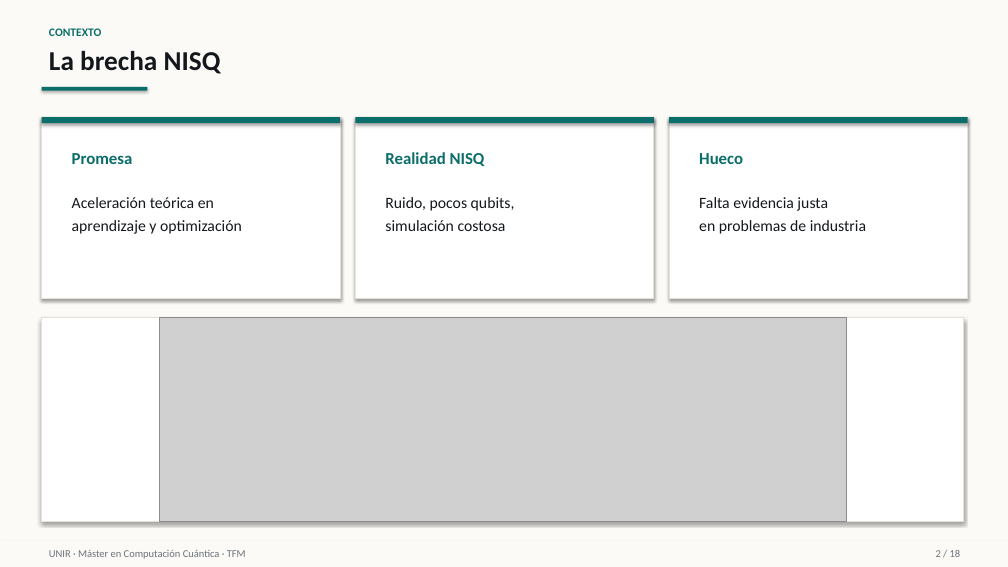
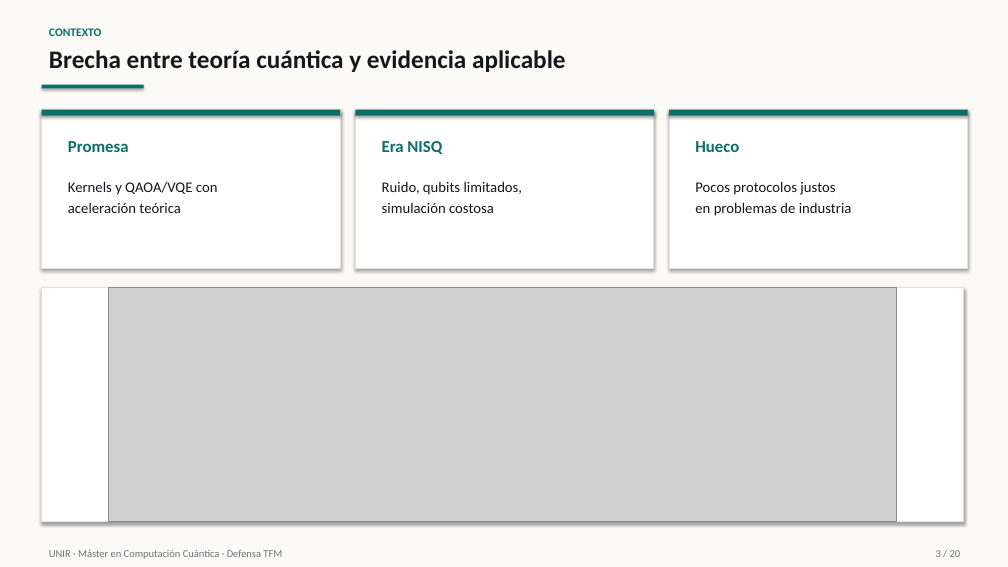
Before and after one commit to juandapradam12/OldUNIR-MasterQC-QuantumAdvantageInDataScienceOld, a slide deck: slide 3 of Entregas/Defensa/Defensa_TFM_QuantumAdvantage.pptx (slide 2 before the commit). Drawn at 1008x567 pixels with LibreOffice and Linux fonts; fonts in the diff are those of the drawing; grey boxes stand for pictures. Boxes give left, top, right and bottom in pixels: in the first picture for what was removed or moved away, otherwise in the second. Text is boxed around its words. In the diff, an @@ line names an element or a change of style, - is before the commit and + after.

```diff
--- a/Entregas/Defensa/Defensa_TFM_QuantumAdvantage.pptx
+++ b/Entregas/Defensa/Defensa_TFM_QuantumAdvantage.pptx
@@ text at bbox=[49, 50, 566, 72]: text changed; size 26 to 24 pt @@
-La brecha NISQ
+Brecha entre teoría cuántica y evidencia aplicable
@@ rectangle: place and size @@
-rectangle at bbox=[42, 117, 340, 299]
+rectangle at bbox=[42, 110, 340, 268]
@@ rectangle: place and size @@
-rectangle at bbox=[355, 117, 654, 299]
+rectangle at bbox=[355, 110, 654, 268]
@@ 3 rectangles: place and size @@
-3 rectangles at bbox=[42, 117, 968, 123]
+3 rectangles at bbox=[42, 110, 968, 116]
@@ rectangle: place and size @@
-rectangle at bbox=[669, 117, 968, 299]
+rectangle at bbox=[669, 110, 968, 268]
@@ text "Promesa": place and size @@
-text "Promesa" at bbox=[72, 153, 133, 164]
+text "Promesa" at bbox=[68, 141, 129, 152]
@@ text "Promesa" at bbox=[68, 141, 129, 152]: less space between paragraphs @@
@@ text at bbox=[382, 141, 442, 154]: text changed @@
-Realidad NISQ
+Era NISQ
@@ text "Hueco" at bbox=[695, 141, 739, 152]: less space between paragraphs @@
@@ text "Hueco": place and size @@
-text "Hueco" at bbox=[699, 153, 743, 164]
+text "Hueco" at bbox=[695, 141, 739, 152]
@@ text "Ruido, qubits limitados,": place and size @@
-text "Ruido, qubits limitados," at bbox=[385, 197, 515, 231]
+text "Ruido, qubits limitados," at bbox=[382, 181, 523, 213]
@@ text "Pocos protocolos justos": place and size @@
-text "Pocos protocolos justos" at bbox=[699, 197, 866, 234]
+text "Pocos protocolos justos" at bbox=[695, 181, 852, 216]
@@ text at bbox=[68, 181, 218, 213]: text changed; size 15 to 14 pt @@
-Aceleración teórica en
-aprendizaje y optimización
+Kernels y QAOA/VQE con
+aceleración teórica
@@ text at bbox=[382, 181, 523, 195]: text changed; size 15 to 14 pt @@
-Ruido, pocos qubits,
+Ruido, qubits limitados,
@@ text at bbox=[382, 203, 494, 213]: size 15 to 14 pt in "simulación costosa"; less space between paragraphs @@
@@ text at bbox=[695, 181, 835, 195]: text changed; size 15 to 14 pt @@
-Falta evidencia justa
+Pocos protocolos justos
@@ text at bbox=[695, 202, 852, 216]: size 15 to 14 pt in "en problemas de industria"; less space between paragraphs @@
@@ rectangle: place and size @@
-rectangle at bbox=[42, 318, 964, 522]
+rectangle at bbox=[42, 287, 964, 522]
@@ picture: place and size @@
-picture at bbox=[160, 318, 846, 522]
+picture at bbox=[109, 287, 898, 522]
@@ rectangle removed at bbox=[0, 541, 1008, 567] @@
@@ text at bbox=[49, 550, 282, 559]: text changed @@
-UNIR · Máster en Computación Cuántica · TFM
+UNIR · Máster en Computación Cuántica · Defensa TFM
```
Also in this commit, not shown: 11 other slides changed, 8 slides added, 6 slides removed, 1 other file.
